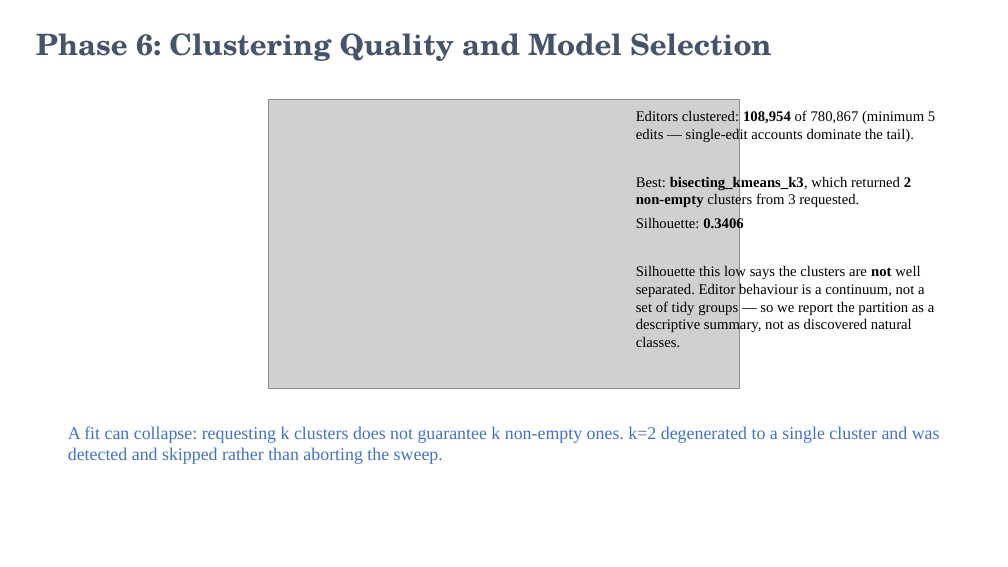
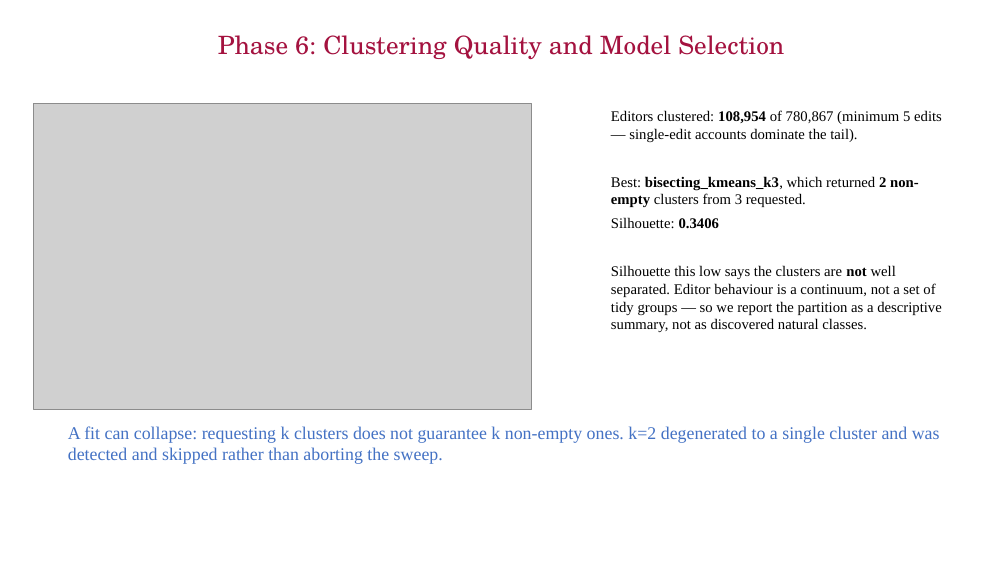
Before and after one commit to CognacStealer/BIgData, a slide deck: slide 16 of reports/MMDS_EndSem_Wikimedia_Bot_Detection.pptx. Drawn at 1008x567 pixels with LibreOffice and Linux fonts; fonts in the diff are those of the drawing; grey boxes stand for pictures; background and template pictures are left out. Boxes give left, top, right and bottom in pixels: in the first picture for what was removed or moved away, otherwise in the second. Text is boxed around its words. In the diff, an @@ line names an element or a change of style, - is before the commit and + after.

```diff
--- a/reports/MMDS_EndSem_Wikimedia_Bot_Detection.pptx
+++ b/reports/MMDS_EndSem_Wikimedia_Bot_Detection.pptx
@@ title "Phase 6: Clustering Quality and ..." at box(218, 35, 784, 59): size 28 to 24 pt, text colour #44546A to #A4123F, bold off; alignment left to centre @@
@@ picture: place and size @@
-picture at box(268, 99, 740, 389)
+picture at box(33, 104, 532, 410)
@@ text "Editors clustered: 108,954 of 780,867 ..." rewrapped from box(636, 110, 935, 347) to box(611, 110, 942, 332) @@
```
Also in this commit, not shown: 22 other slides changed, 2 other files.
